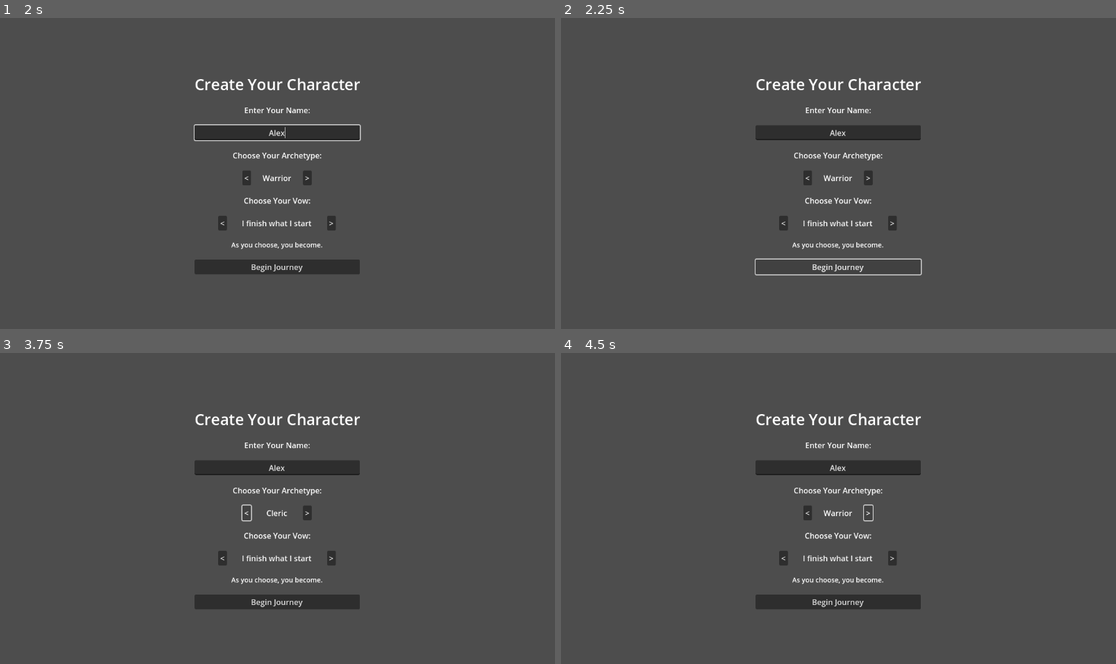
Above: before the commit, frames 1-4 (two rows, left to right).
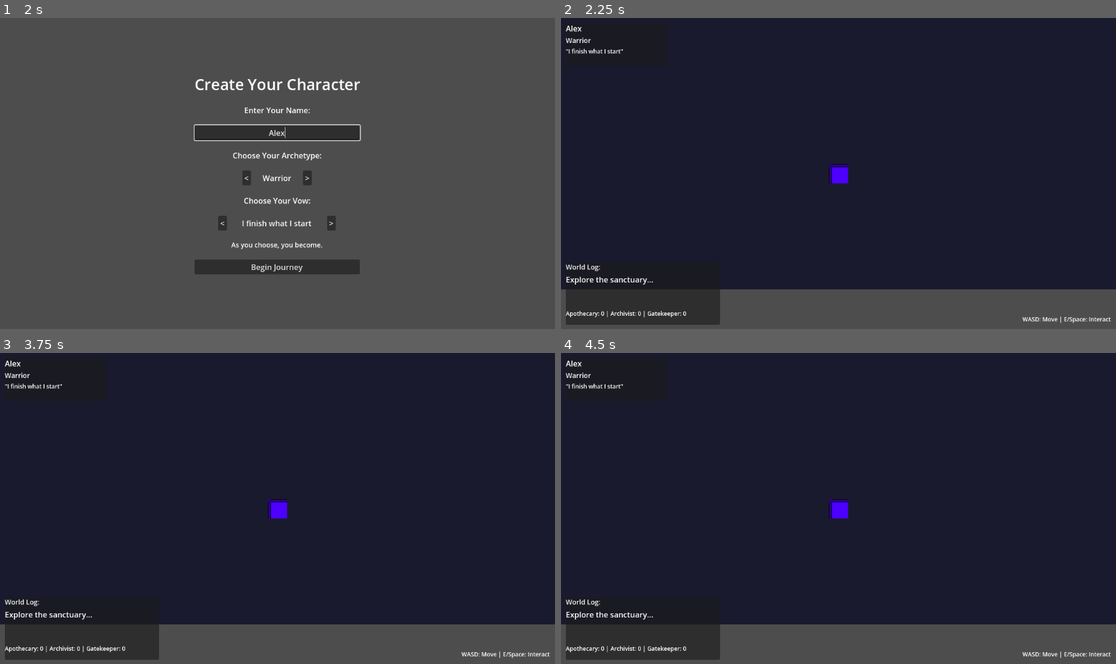
Above: after the commit, the same moments.

Repository: CrazhHolmes/soulwalker
Game: Godot game, scene res://scenes/ui/TitleScene.tscn
The game is run twice, just before and just after one commit, with the same random seed, the same clock (stepped at 60 frames per second) and the same inputs.
Inputs (mouse positions are in pixels of both pictures, inside the frame that each line leads up to):
- Up to frame 1 (2 s): click "Start" at 0.5 s; click (277, 133) at 1.27 s; type "Alex" at 1.35 s
- Up to frame 2 (2.25 s): click "Begin Journey" at 2 s
- Up to frame 3 (3.75 s): click (277, 601) at 2.75 s, where only the run before the commit has a clickable "Begin Journey"; click (244, 511) at 3.5 s, where only the run before the commit has a clickable "<"
- Up to frame 4 (4.5 s): click (866, 511) at 4.25 s, where only the run before the commit has a clickable ">"

Frame 1 is identical in both runs. In frame 2, 89% of the frame differs, in the area x 0-100%, y 0-99%; in frame 3, 88%; in frame 4, 88%.
Error before the commit: Invalid call. Nonexistent function 'set_player' in base 'Node (GameState.gd)'. (res://scenes/ui/CharacterCreation.gd:99)

Commit message:
Fix character creation crash and Gatekeeper parse errors; polish Astral Sanctum with particles and camera shake

Diff:
--- a/autoload/GameState.gd
+++ b/autoload/GameState.gd
@@ -90,6 +90,16 @@
 	last_theme = ""
 	current_scene_type = SceneType.MENU
 
+func set_player(player_name: String, archetype: String) -> void:
+	current_player_data["name"] = player_name
+	current_player_data["archetype"] = archetype
+	print("GameState: Player set to ", player_name, " (", archetype, ")")
+
+func set_vow(vow: String) -> void:
+	current_player_data["vow"] = vow
+	print("GameState: Vow set to ", vow)
+
+
 # Stores pending dialogue text without logging immediately
 func store_dialogue_pending(station_key: String, theme: String, text: String) -> void:
 	if dialogue_progress.has(station_key):
--- a/project.godot
+++ b/project.godot
@@ -22,8 +22,6 @@
 SceneTransition="*res://autoload/SceneTransition.tscn"
 MemoryReflection="*res://autoload/MemoryReflection.tscn"
 DocumentSearch="*res://systems/interact/DocumentSearch.gd"
-
-
 
 [input]
 
--- a/scenes/interiors/GatekeeperSanctum.gd
+++ b/scenes/interiors/GatekeeperSanctum.gd
@@ -52,19 +52,38 @@
 	# Could add atmospheric sounds here
 	pass
 
+func _on_mirror_entered(_id):
+	# Handle atmospheric transition effects when entering a mirror
+	apply_camera_shake(0.3, 10.0)
+
 func _on_mirror_traversed(id: String, is_correct: bool):
 	if puzzle_solved: return
 
 	if is_correct:
 		if not id in puzzle_sequence:
 			puzzle_sequence.append(id)
+			apply_camera_shake(0.2, 5.0)
 			check_puzzle_completion()
 	else:
-		# Reset on wrong path? Or just don't progress
+		# Reset on wrong path
 		puzzle_sequence.clear()
+		apply_camera_shake(0.5, 15.0)
 		show_dialogue("The reflection rejects your path. The sequence shatters.")
 
+func apply_camera_shake(duration: float, intensity: float):
+	var player = get_tree().get_first_node_in_group("player")
+	if player:
+		var camera = player.get_node_or_null("Camera2D")
+		if camera:
+			var original_offset = camera.offset
+			var tween = create_tween()
+			for i in range(5):
+				var shake_offset = Vector2(randf_range(-intensity, intensity), randf_range(-intensity, intensity))
+				tween.tween_property(camera, "offset", shake_offset, duration / 5.0)
+			tween.tween_property(camera, "offset", original_offset, 0.1)
+
 func check_puzzle_completion():
+
 	var all_correct = true
 	for id in required_sequence:
 		if id not in puzzle_sequence:
--- a/scenes/interiors/GatekeeperSanctum.tscn
+++ b/scenes/interiors/GatekeeperSanctum.tscn
@@ -71,11 +71,25 @@
 offset_bottom = 600.0
 color = Color(0.04, 0.02, 0.06, 1)
 
+[node name="AstralParticles" type="CPUParticles2D" parent="AstralBg"]
+position = Vector2(400, 300)
+amount = 100
+lifetime = 5.0
+preprocess = 5.0
+speed_scale = 0.5
+emission_shape = 3
+emission_rect_extents = Vector2(400, 300)
+gravity = Vector2(0, -5)
+scale_amount_min = 1.0
+scale_amount_max = 3.0
+color = Color(0.5, 0.7, 1, 0.3)
+
 [node name="Stars" type="ColorRect" parent="AstralBg"]
 layout_mode = 0
 offset_right = 800.0
 offset_bottom = 600.0
 color = Color(0.1, 0.1, 0.2, 0.2)
+
 
 [node name="Mirror_Origin" type="Area2D" parent="."]
 position = Vector2(400, 150)
Not shown, added: autoload/MemoryReflection.gd.uid
Not shown, added: scenes/interiors/ArchivistVault.gd.uid
Not shown, added: scenes/interiors/GatekeeperSanctum.gd.uid
Not shown, added: scenes/ui/DocumentGridUI.gd.uid
Not shown, added: scenes/ui/DocumentUI.gd.uid
Not shown, added: scenes/ui/HerbMixingUI.gd.uid
Not shown, added: systems/interact/DocumentSearch.gd.uid
Not shown, added: systems/interact/DocumentTerminal.gd.uid
Not shown, added: systems/interact/MirrorPortal.gd.uid
Not shown, added: systems/interact/RoomTransition.gd.uid
Not shown, added: systems/shaders/MirrorDistortion.gdshader.uid
Not shown, added: systems/shaders/Redaction.gdshader.uid
